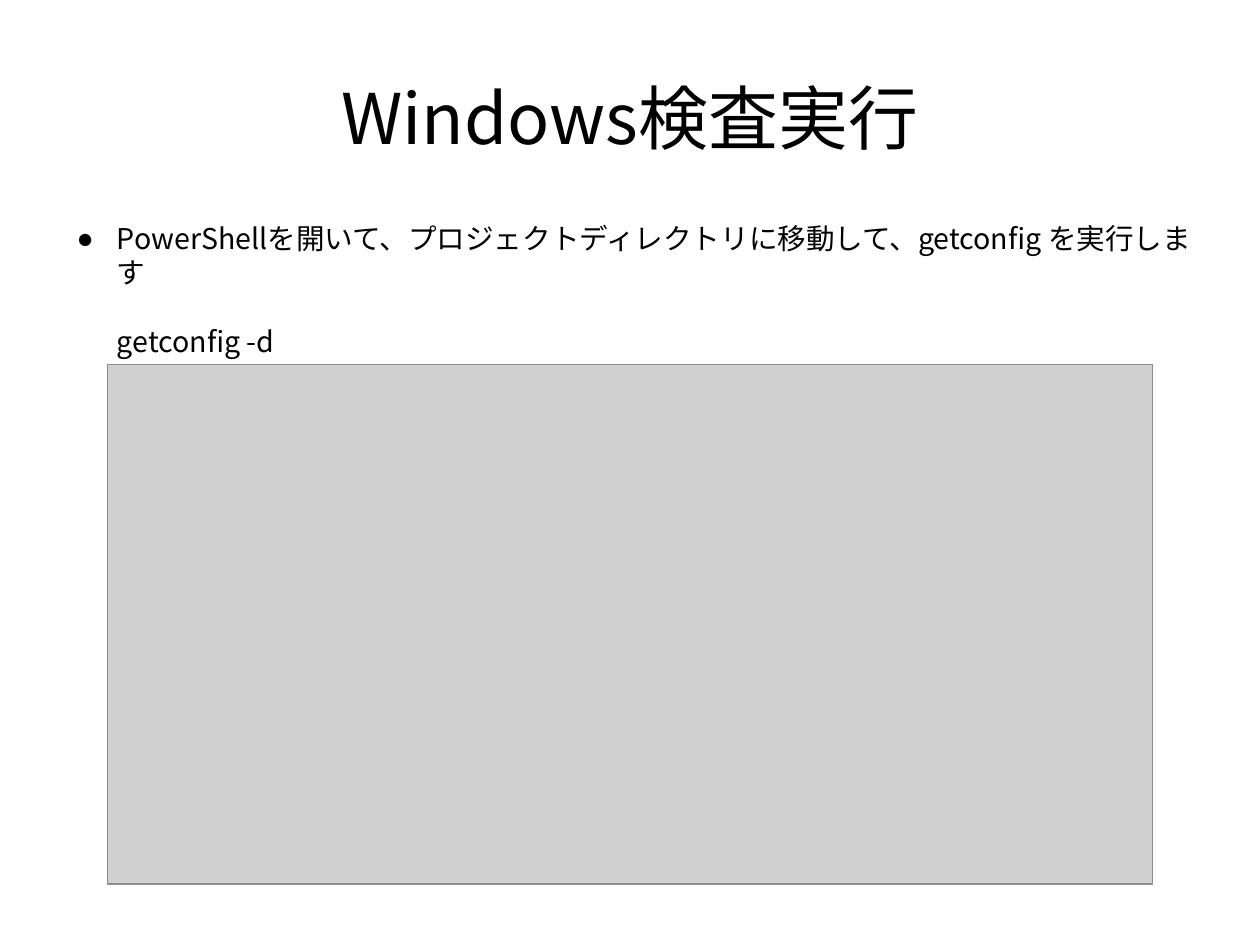
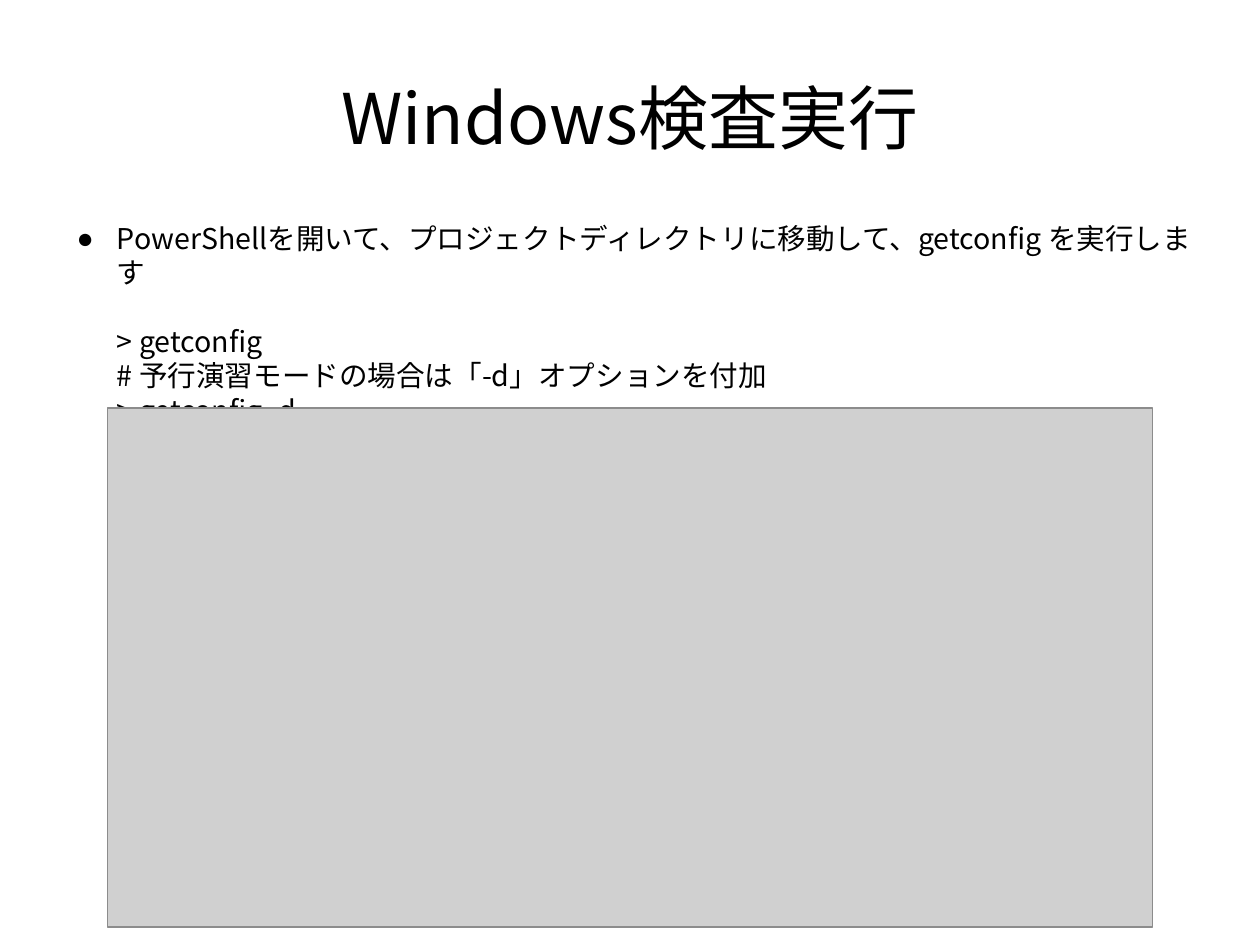
Before and after one commit to frsw3nr/gradle-server-acceptance, a slide deck: slide 47 of docs/jp/tutorial_test_pc.pptx. Drawn at 1260x945 pixels with LibreOffice and Linux fonts; fonts in the diff are those of the drawing; grey boxes stand for pictures. Boxes give left, top, right and bottom in pixels: in the first picture for what was removed or moved away, otherwise in the second. Text is boxed around its words. In the diff, an @@ line names an element or a change of style, - is before the commit and + after.

```diff
--- a/docs/jp/tutorial_test_pc.pptx
+++ b/docs/jp/tutorial_test_pc.pptx
@@ text at <box>117,224,1191,409</box>: text changed @@
-● PowerShellを開いて、プロジェクトディレクトリに移動して、getconfig を実行します
-  getconfig -d
+● PowerShellを開いて、プロジェクトディレクトリに移動して、getconfig を実行します
+  > getconfig
+  # 予行演習モードの場合は「-d」オプションを付加
+  > getconfig -d
@@ picture: place and size @@
-picture at <box>107,365,1153,884</box>
+picture at <box>107,408,1153,927</box>
```
Also in this commit, not shown: 8 other slides changed, 1 slide added, 1 other file.
